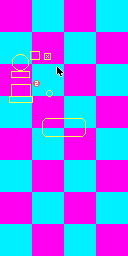
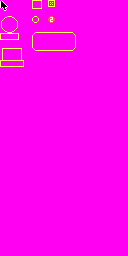
Revision of a layered w=128, h=256 image; what changed, layer by layer:
painted on "Layer 2" over bbox(0, 0, 86, 137)
removed layer "Layer 1" over bbox(9, 51, 64, 103)
showed "transparent" over bbox(0, 0, 128, 256)
